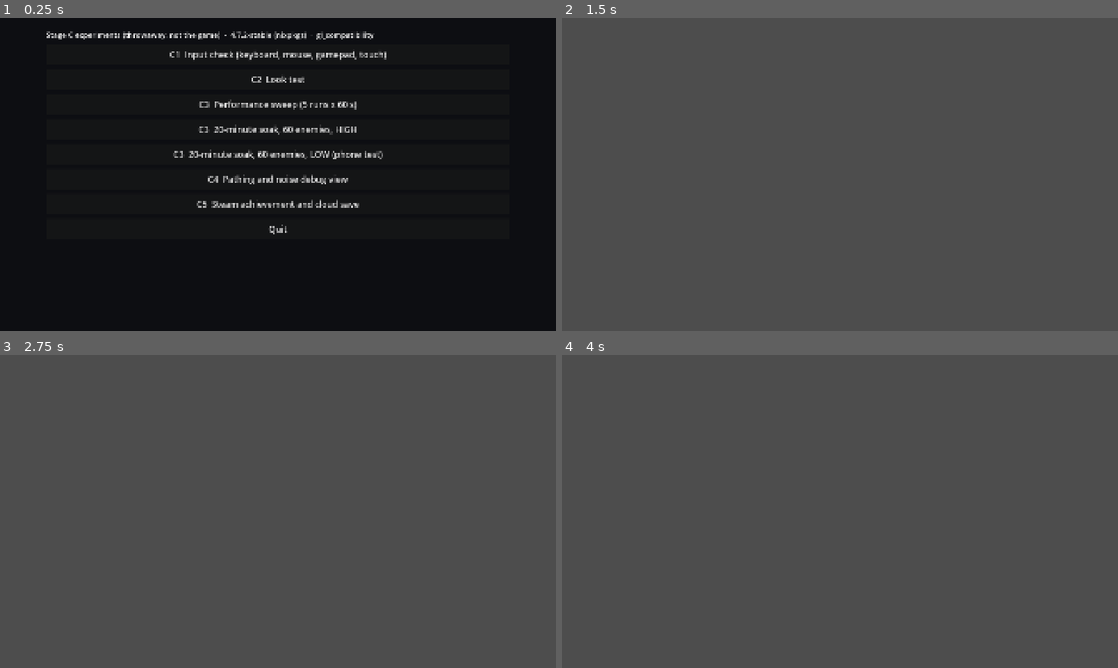
Above: before the commit, frames 1-4 (two rows, left to right).
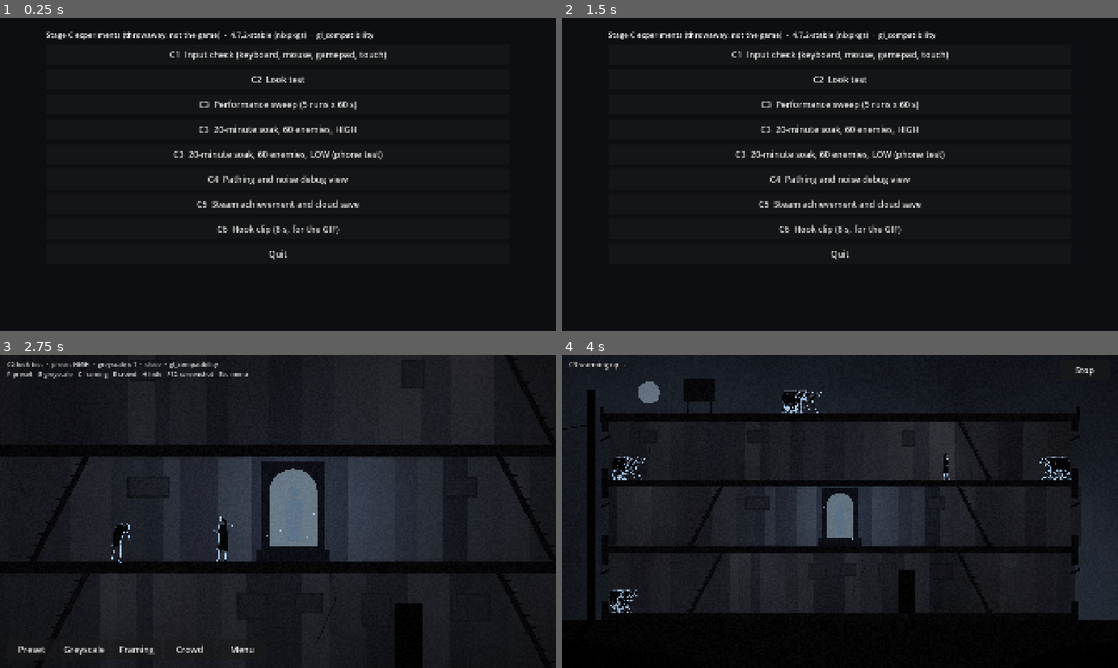
Above: after the commit, the same moments.

Repository: yashaggarwal85d/zombie-shooter
Game: Godot game, scene res://menu.tscn
Same seed, same stepped clock (60 frames per second), same inputs: the game is played once before the commit and once after it.
Inputs (mouse positions are in pixels of both pictures, inside the frame that each line leads up to):
- Up to frame 1 (0.25 s): no input
- Up to frame 2 (1.5 s): click "C1 Input check (keyboard, mou…" at 0.5 s; click (1084, 33) at 1.25 s, where only the run after the commit has a clickable "Menu"
- Up to frame 3 (2.75 s): click (278, 417) at 2 s, where only the run after the commit has a clickable "C2 Look test"
- Up to frame 4 (4 s): click (806, 649) at 2.75 s, where only the run after the commit has a clickable "Menu"; click (840, 442) at 3.5 s, where only the run after the commit has a clickable "C3 Performance sweep (5 runs …"

The runs differ from the first frame. In frame 1, 0.3% of the frame differs, in the area x 38-62%, y 66-78%; in frame 2, 99%; in frame 3, 98%; in frame 4, 99%, in the area x 0-100%, y 0-100%.

Commit message:
Stage C: C1, C5, C6 experiments, builds config and the Stage C report
C1 input check on the root project's InputMap (keyboard, mouse, gamepad,
touch); C4 debug view; C5 GodotSteam achievement and Steam Cloud test on
Spacewar (480), addon not committed; C6 scripted hook clip. Export
presets copied from the skeleton with separate package names. Report in
research/STAGE_C_TECH_VALIDATION.md with what ran here and what Yash must
run on his hardware. Placeholder silhouettes logged in ASSET_REGISTER.

Co-Authored-By: Claude Opus 5.5 (1M context) <noreply@anthropic.com>
Claude-Session: https://claude.ai/code/session_01BPDjSKzzjHmhb1Cco1z3kv

Diff:
--- a/experiments/stage_c/c1_input/input_test.gd
+++ b/experiments/stage_c/c1_input/input_test.gd
@@ -1 +1,175 @@
 extends Node2D
+## EXPERIMENT C1 (Stage C): do the root project's InputMap actions drive a
+## test character with keyboard and mouse, a gamepad, and touch?
+## Pass (Stage B 11): on Windows and Android exports, every action below
+## lights up from each device that should trigger it, and the character
+## moves along the floor and changes floor at a stairwell.
+
+const ACTIONS: PackedStringArray = ["move_left", "move_right", "stairs_up", "stairs_down", "aim", "fire", "melee", "dodge", "reload", "interact", "pause"]
+const SPEED: float = 260.0
+const STAIR_REACH: float = 50.0
+
+var view: StageCHouseView
+var hero: Sprite2D
+var level: int = 1
+var aim_dir: Vector2 = Vector2.RIGHT
+var _seen: Dictionary = {}
+var _last_device: String = "-"
+var _status: Label
+var _flash: float = 0.0
+var _touch_aim_index: int = -1
+var _touch_aim_origin: Vector2
+var _overlay: Node2D
+
+
+func _ready() -> void:
+	view = StageCHouseView.new()
+	add_child(view)
+	view.apply_preset(StageCHouseView.Preset.LOW)
+	hero = view.make_actor(StageCHouseView.PROTAGONIST_TEX)
+	hero.position = view.building.floor_point(level, 700.0)
+	_overlay = Node2D.new()
+	add_child(_overlay) # after the view, so the aim line draws on top
+	_overlay.draw.connect(_draw_overlay)
+	for a: String in ACTIONS:
+		_seen[a] = PackedStringArray()
+	_build_ui()
+
+
+func _build_ui() -> void:
+	var layer: CanvasLayer = CanvasLayer.new()
+	layer.layer = 60
+	add_child(layer)
+	_status = Label.new()
+	_status.position = Vector2(24, 16)
+	_status.add_theme_font_size_override("font_size", 22)
+	_status.add_theme_color_override("font_outline_color", Color.BLACK)
+	_status.add_theme_constant_override("outline_size", 6)
+	layer.add_child(_status)
+	# Touch controls: TouchScreenButton feeds InputMap actions directly, so the
+	# same action names drive touch. Left thumb: move and stairs; right: fire,
+	# dodge, melee. Aim on touch is a drag anywhere on the right half.
+	var specs: Array = [
+		["move_left", Vector2(60, 860)], ["move_right", Vector2(260, 860)],
+		["stairs_up", Vector2(160, 720)], ["stairs_down", Vector2(160, 960)],
+		["fire", Vector2(1700, 860)], ["dodge", Vector2(1540, 940)], ["melee", Vector2(1560, 760)],
+	]
+	for spec: Array in specs:
+		var btn: TouchScreenButton = TouchScreenButton.new()
+		btn.action = spec[0] as String
+		btn.position = spec[1] as Vector2
+		var shape: RectangleShape2D = RectangleShape2D.new()
+		shape.size = Vector2(150, 110)
+		btn.shape = shape
+		btn.shape_centered = false
+		btn.visibility_mode = TouchScreenButton.VISIBILITY_TOUCHSCREEN_ONLY
+		layer.add_child(btn)
+		var label: Label = Label.new()
+		label.text = (spec[0] as String).replace("_", " ")
+		label.position = (spec[1] as Vector2) + Vector2(10, 40)
+		label.add_theme_font_size_override("font_size", 22)
+		label.visible = DisplayServer.is_touchscreen_available()
+		layer.add_child(label)
+	var back: Button = StageCLaunch.button("Menu", StageCLaunch.back_to_menu.bind(get_tree()))
+	back.position = Vector2(1720, 16)
+	back.custom_minimum_size = Vector2(170, 72)
+	layer.add_child(back)
+
+
+func _input(event: InputEvent) -> void:
+	var device: String = _device_name(event)
+	for a: String in ACTIONS:
+		if event.is_action(a) and (event.is_action_pressed(a) or event is InputEventJoypadMotion and absf(event.get_action_strength(a)) > 0.5):
+			var seen: PackedStringArray = _seen[a]
+			if not seen.has(device):
+				seen.append(device)
+				_seen[a] = seen
+			_last_device = device
+	# Mouse aim reads the pointer (tooling thread note); touch aim is a drag.
+	var mm: InputEventMouseMotion = event as InputEventMouseMotion
+	if mm != null:
+		aim_dir = (get_global_mouse_position() - hero.position - Vector2(0, -60)).normalized()
+	var st: InputEventScreenTouch = event as InputEventScreenTouch
+	if st != null and st.position.x > 960 and st.position.x < 1500:
+		if st.pressed:
+			_touch_aim_index = st.index
+			_touch_aim_origin = st.position
+		elif st.index == _touch_aim_index:
+			_touch_aim_index = -1
+	var sd: InputEventScreenDrag = event as InputEventScreenDrag
+	if sd != null and sd.index == _touch_aim_index and sd.position.distance_to(_touch_aim_origin) > 20.0:
+		aim_dir = (sd.position - _touch_aim_origin).normalized()
+		_mark("aim", "touch")
+
+
+func _mark(action: String, device: String) -> void:
+	var seen: PackedStringArray = _seen[action]
+	if not seen.has(device):
+		seen.append(device)
+		_seen[action] = seen
+
+
+func _device_name(event: InputEvent) -> String:
+	if event is InputEventKey:
+		return "keyboard"
+	if event is InputEventMouse:
+		return "mouse"
+	if event is InputEventJoypadButton or event is InputEventJoypadMotion:
+		return "gamepad"
+	if event is InputEventScreenTouch or event is InputEventScreenDrag:
+		return "touch"
+	if event is InputEventAction:
+		return "touch" # TouchScreenButton emits actions
+	return event.get_class()
+
+
+func _process(delta: float) -> void:
+	var b: StageCBuilding = view.building
+	var dir: float = Input.get_axis("move_left", "move_right")
+	hero.position.x = clampf(hero.position.x + dir * SPEED * delta, b.level_left(level), b.level_right(level))
+	if dir != 0.0:
+		hero.flip_h = dir < 0.0
+	var stick: Vector2 = Vector2(Input.get_joy_axis(0, JOY_AXIS_RIGHT_X), Input.get_joy_axis(0, JOY_AXIS_RIGHT_Y))
+	if stick.length() > 0.3:
+		aim_dir = stick.normalized()
+	if Input.is_action_just_pressed("stairs_up"):
+		_take_stairs(1)
+	if Input.is_action_just_pressed("stairs_down"):
+		_take_stairs(-1)
+	if Input.is_action_just_pressed("fire"):
+		_flash = 0.15
+	_flash = maxf(0.0, _flash - delta)
+	if Input.is_action_just_pressed("pause"):
+		StageCLaunch.back_to_menu(get_tree())
+		return
+	var lines: PackedStringArray = ["C1 input check  ·  %s  ·  touchscreen %s  ·  joypads %s  ·  last device: %s" % [
+		OS.get_name(), "yes" if DisplayServer.is_touchscreen_available() else "no", Input.get_connected_joypads().size(), _last_device]]
+	for a: String in ACTIONS:
+		var seen: PackedStringArray = _seen[a]
+		lines.append("%s %-12s %s" % ["■" if not seen.is_empty() else "□", a, ", ".join(seen)])
+	lines.append("Move along the floor, take a stairwell (stand near one), aim, fire. Pause returns to the menu.")
+	_status.text = "\n".join(lines)
+	_overlay.queue_redraw()
+
+
+## Stairwells connect floors at fixed x positions; walk to one and press up
+## or down to move to the floor it leads to.
+func _take_stairs(step: int) -> void:
+	var b: StageCBuilding = view.building
+	for e: Vector2i in b.stair_edges:
+		var lo: int = e.x
+		var hi: int = e.y
+		var from: int = lo if step > 0 else hi
+		var to: int = hi if step > 0 else lo
+		var p: Vector2 = b.astar.get_point_position(from)
+		if b.node_level[from] == level and absf(p.x - hero.position.x) < STAIR_REACH:
+			level = b.node_level[to]
+			hero.position = b.astar.get_point_position(to)
+			return
+
+
+func _draw_overlay() -> void:
+	var muzzle: Vector2 = hero.position + Vector2(0, -60)
+	_overlay.draw_line(muzzle, muzzle + aim_dir * 140.0, Color(0.9, 0.9, 0.9, 0.5), 2.0)
+	if _flash > 0.0:
+		_overlay.draw_circle(muzzle + aim_dir * 150.0, 14.0, Color(1, 0.95, 0.8))
--- a/experiments/stage_c/c4_pathing/pathing_view.gd
+++ b/experiments/stage_c/c4_pathing/pathing_view.gd
@@ -1 +1,91 @@
 extends Node2D
+## EXPERIMENT C4 (Stage C): debug view of the pathing and the noise rule.
+## Left click on a floor: loud shot there. Right click: lure. Q: quiet shot.
+## S toggles the scripted player. Esc: menu. Shamblers are grey, runners red;
+## each agent draws a line to the sound it is following.
+
+var sim: StageCHordeSim
+var hud: Label
+var _last_click_level: int = 1
+var _last_click_x: float = 960.0
+
+
+func _ready() -> void:
+	var count: int = StageCLaunch.get_int("agents", 60)
+	sim = StageCHordeSim.new(count, 2)
+	var layer: CanvasLayer = CanvasLayer.new()
+	add_child(layer)
+	hud = Label.new()
+	hud.position = Vector2(24, 12)
+	hud.add_theme_font_size_override("font_size", 22)
+	layer.add_child(hud)
+	var back: Button = StageCLaunch.button("Menu", StageCLaunch.back_to_menu.bind(get_tree()))
+	back.position = Vector2(1720, 12)
+	back.custom_minimum_size = Vector2(170, 64)
+	layer.add_child(back)
+
+
+func _process(delta: float) -> void:
+	var t0: int = Time.get_ticks_usec()
+	sim.step(minf(delta, 0.05))
+	var ms: float = float(Time.get_ticks_usec() - t0) / 1000.0
+	hud.text = "C4  %d agents  logic %.2f ms  chamber hits %d  stuck %d  path failures %d  reversals %d   scripted player %s\nLeft click: shot   Right click: lure   Q: quiet shot at last click   S: toggle scripted player" % [
+		sim.agents.size(), ms, sim.chamber_hits, sim.stuck_events, sim.path_failures, sim.reversals, "on" if sim.scripted_noise else "off"]
+	queue_redraw()
+
+
+func _unhandled_input(event: InputEvent) -> void:
+	var mb: InputEventMouseButton = event as InputEventMouseButton
+	if mb != null and mb.pressed:
+		var lvl: int = _nearest_level(mb.position.y)
+		_last_click_level = lvl
+		_last_click_x = mb.position.x
+		if mb.button_index == MOUSE_BUTTON_LEFT:
+			sim.add_source(StageCNoise.Kind.SHOT, lvl, mb.position.x, 1.6, 900.0, 0.4)
+		elif mb.button_index == MOUSE_BUTTON_RIGHT:
+			sim.add_source(StageCNoise.Kind.LURE, lvl, mb.position.x, 2.5, 1400.0, 6.0)
+	var key: InputEventKey = event as InputEventKey
+	if key != null and key.pressed and not key.echo:
+		match key.keycode:
+			KEY_Q:
+				sim.add_source(StageCNoise.Kind.QUIET_SHOT, _last_click_level, _last_click_x, 0.6, 300.0, 0.3)
+			KEY_S:
+				sim.scripted_noise = not sim.scripted_noise
+			KEY_ESCAPE:
+				StageCLaunch.back_to_menu(get_tree())
+
+
+func _nearest_level(y: float) -> int:
+	var best: int = 0
+	for lvl: int in StageCBuilding.LEVEL_COUNT:
+		if absf(StageCBuilding.LEVEL_Y[lvl] - y) < absf(StageCBuilding.LEVEL_Y[best] - y):
+			best = lvl
+	return best
+
+
+func _draw() -> void:
+	draw_rect(Rect2(0, 0, 1920, 1080), Color(0.06, 0.06, 0.08))
+	var b: StageCBuilding = sim.building
+	for lvl: int in StageCBuilding.LEVEL_COUNT:
+		var y: float = StageCBuilding.LEVEL_Y[lvl]
+		draw_line(Vector2(b.level_left(lvl), y), Vector2(b.level_right(lvl), y), Color(0.4, 0.4, 0.45), 3.0)
+	for e: Vector2i in b.stair_edges:
+		draw_line(b.astar.get_point_position(e.x), b.astar.get_point_position(e.y), Color(0.4, 0.4, 0.45), 3.0)
+	for id: int in b.node_count():
+		draw_circle(b.astar.get_point_position(id), 5.0, Color(0.55, 0.55, 0.6))
+	for e: Dictionary in sim.open_entries:
+		var lvl: int = e["level"]
+		draw_rect(Rect2(b.floor_point(lvl, e["x"] as float) + Vector2(-8, -40), Vector2(16, 40)), Color(0.3, 0.6, 0.3), false, 2.0)
+	draw_rect(Rect2(b.chamber_position() + Vector2(-30, -120), Vector2(60, 120)), Color(0.75, 0.88, 1.0))
+	for s: StageCNoise.Source in sim.sources:
+		var c: Color = Color(0.9, 0.4, 0.2) if s.kind == StageCNoise.Kind.SHOT else (Color(0.9, 0.8, 0.2) if s.kind == StageCNoise.Kind.LURE else Color(0.5, 0.7, 1.0))
+		draw_arc(s.position, minf(s.radius, 120.0) * minf(1.0, s.loudness), 0.0, TAU, 32, c, 2.0)
+	for a: StageCHordeSim.Agent in sim.agents:
+		if a.state == StageCHordeSim.State.DEAD:
+			continue
+		var col: Color = Color(0.9, 0.3, 0.3) if a.kind == StageCHordeSim.AgentKind.RUNNER else Color(0.75, 0.75, 0.75)
+		var p: Vector2 = a.position + Vector2(a.spread, -10.0)
+		if a.target != null:
+			draw_line(p, a.target.position, Color(col, 0.12), 1.0)
+		draw_circle(p, 7.0, col)
+	draw_circle(b.floor_point(sim.player_level, sim.player_x) + Vector2(0, -20), 10.0, Color(0.3, 0.9, 0.5))
--- a/experiments/stage_c/c5_steam/steam_test.gd
+++ b/experiments/stage_c/c5_steam/steam_test.gd
@@ -1 +1,100 @@
 extends Node2D
+## EXPERIMENT C5 (Stage C): GodotSteam GDExtension on Godot 4.7, one
+## achievement and one cloud save, against Valve's public test app Spacewar
+## (app id 480), so no Steamworks account or fee is needed yet.
+## Setup and run steps are in c5_steam/README.md. Without the addon this
+## scene just reports that it's missing; the project still runs without it.
+## Pass (Stage B 11): init succeeds, the achievement unlocks (Steam overlay
+## toast), and a file written to Steam Cloud reads back identical.
+
+const APP_ID: int = 480
+const ACHIEVEMENT: String = "ACH_WIN_ONE_GAME" # exists in Spacewar
+const CLOUD_FILE: String = "stage_c_c5_test.sav"
+
+var _log: Label
+var _lines: PackedStringArray = []
+var _steam: Object
+var _results: Dictionary = {"init": false, "achievement": false, "cloud": false}
+
+
+func _ready() -> void:
+	var layer: CanvasLayer = CanvasLayer.new()
+	add_child(layer)
+	var bg: ColorRect = ColorRect.new()
+	bg.color = Color(0.05, 0.055, 0.07)
+	bg.set_anchors_preset(Control.PRESET_FULL_RECT)
+	layer.add_child(bg)
+	_log = Label.new()
+	_log.position = Vector2(60, 40)
+	_log.add_theme_font_size_override("font_size", 24)
+	layer.add_child(_log)
+	var bar: HBoxContainer = HBoxContainer.new()
+	bar.position = Vector2(60, 960)
+	bar.add_theme_constant_override("separation", 16)
+	layer.add_child(bar)
+	bar.add_child(StageCLaunch.button("Reset achievement", _reset_achievement))
+	bar.add_child(StageCLaunch.button("Menu", StageCLaunch.back_to_menu.bind(get_tree())))
+	_run()
+
+
+func _process(_delta: float) -> void:
+	if _steam != null:
+		_steam.call("run_callbacks")
+
+
+func _say(text: String) -> void:
+	_lines.append(text)
+	_log.text = "\n".join(_lines)
+	print(text)
+
+
+func _run() -> void:
+	_say("C5 GodotSteam test  ·  Godot %s  ·  %s" % [Engine.get_version_info()["string"], OS.get_name()])
+	if not Engine.has_singleton("Steam"):
+		_say("FAIL: the Steam singleton isn't registered. Is addons/godotsteam installed? See c5_steam/README.md.")
+		return
+	_steam = Engine.get_singleton("Steam")
+	_say("GodotSteam loaded: %s" % str(_steam.call("get_godotsteam_version")) if _steam.has_method("get_godotsteam_version") else "GodotSteam loaded")
+	var init: Dictionary = _steam.call("steamInitEx", false, APP_ID) as Dictionary
+	_say("steamInitEx(%d): %s" % [APP_ID, str(init)])
+	if int(init.get("status", -1)) != 0:
+		_say("FAIL: Steam didn't initialise. Is the Steam client running and logged in? Is steam_appid.txt next to the exe/project?")
+		_finish()
+		return
+	_results["init"] = true
+	_say("Logged in as: %s" % str(_steam.call("getPersonaName")))
+
+	# Achievement.
+	var set_ok: bool = _steam.call("setAchievement", ACHIEVEMENT) as bool
+	var store_ok: bool = _steam.call("storeStats") as bool
+	var got: Dictionary = _steam.call("getAchievement", ACHIEVEMENT) as Dictionary
+	_say("setAchievement=%s storeStats=%s getAchievement=%s" % [set_ok, store_ok, str(got)])
+	_results["achievement"] = set_ok and store_ok and bool(got.get("achieved", false))
+
+	# Cloud save round trip.
+	var account: bool = _steam.call("isCloudEnabledForAccount") as bool
+	var app: bool = _steam.call("isCloudEnabledForApp") as bool
+	_say("Cloud enabled: account=%s app=%s" % [account, app])
+	var payload: PackedByteArray = ("stage c cloud test %s" % Time.get_datetime_string_from_system()).to_utf8_buffer()
+	var wrote: bool = _steam.call("fileWrite", CLOUD_FILE, payload) as bool
+	var size: int = _steam.call("getFileSize", CLOUD_FILE) as int
+	var read: Dictionary = _steam.call("fileRead", CLOUD_FILE, size) as Dictionary
+	var buf: PackedByteArray = read.get("buf", PackedByteArray()) as PackedByteArray
+	_say("fileWrite=%s size=%d read ok=%s" % [wrote, size, read.get("ret", false)])
+	_results["cloud"] = wrote and buf == payload
+	_say("Read back identical: %s" % (buf == payload))
+	_finish()
+
+
+func _finish() -> void:
+	var ok: bool = _results["init"] and _results["achievement"] and _results["cloud"]
+	_say("\nRESULT: %s  (init %s, achievement %s, cloud %s)" % ["PASS" if ok else "FAIL", _results["init"], _results["achievement"], _results["cloud"]])
+	_say("Check the Steam overlay showed the achievement toast. Take a photo of this screen for the report.")
+
+
+func _reset_achievement() -> void:
+	if _steam == null or not _results["init"]:
+		return
+	_steam.call("clearAchievement", ACHIEVEMENT)
+	_steam.call("storeStats")
+	_say("Achievement cleared, so the test can run again.")
--- /dev/null
+++ b/experiments/stage_c/c6_hook/hook_clip.gd
@@ -0,0 +1,104 @@
+extends Node2D
+## EXPERIMENT C6 (Stage C): a 12-second scripted clip of the hook for the
+## hook test GIF. A crowd heads for the chamber; the protagonist, behind them,
+## fires and pulls them off her; he goes quiet and they turn back.
+## Record it with Godot's movie maker (see c6_hook/README.md).
+
+const CLIP_SECONDS: float = 12.0
+const FIRE_FROM: float = 3.0
+const FIRE_TO: float = 6.5
+const SHOT_INTERVAL: float = 0.3
+
+var view: StageCHouseView
+var sim: StageCHordeSim
+var sprites: Array[Sprite2D] = []
+var player: Sprite2D
+var flash: PointLight2D
+var caption: Label
+var muzzle: Polygon2D
+var _t: float = 0.0
+var _next_shot: float = FIRE_FROM
+
+
+func _ready() -> void:
+	view = StageCHouseView.new()
+	add_child(view)
+	sim = StageCHordeSim.new(0, 4)
+	sim.scripted_noise = false
+	var lvl: int = StageCBuilding.CHAMBER_LEVEL
+	var rng: RandomNumberGenerator = RandomNumberGenerator.new()
+	rng.seed = 21
+	for i: int in 12:
+		var a: StageCHordeSim.Agent = StageCHordeSim.Agent.new()
+		a.kind = StageCHordeSim.AgentKind.RUNNER if i == 5 else StageCHordeSim.AgentKind.SHAMBLER
+		a.level = lvl
+		a.position = sim.building.floor_point(lvl, 1180.0 + i * 34.0 + rng.randf_range(-8.0, 8.0))
+		a.stuck_anchor = a.position
+		a.spread = rng.randf_range(-12.0, 12.0)
+		a.replan_in = rng.randf() * 0.3
+		sim.agents.append(a)
+		var tex: Texture2D = StageCHouseView.RUNNER_TEX if a.kind == StageCHordeSim.AgentKind.RUNNER else StageCHouseView.SHAMBLER_TEX
+		sprites.append(view.make_actor(tex))
+	player = view.make_actor(StageCHouseView.PROTAGONIST_TEX)
+	player.position = sim.building.floor_point(lvl, 1700.0)
+	player.flip_h = true
+	flash = PointLight2D.new()
+	flash.texture = view.lights[0].texture
+	flash.color = Color(0.95, 0.9, 0.8)
+	flash.texture_scale = 2.0
+	flash.shadow_enabled = true
+	flash.position = player.position + Vector2(-50, -60)
+	view.add_child(flash)
+	muzzle = Polygon2D.new()
+	var tip: Vector2 = player.position + Vector2(-64, -62)
+	muzzle.polygon = PackedVector2Array([tip + Vector2(-30, 0), tip + Vector2(-4, -6), tip + Vector2(0, -14), tip + Vector2(4, -5), tip + Vector2(10, 0), tip + Vector2(4, 5), tip + Vector2(0, 14), tip + Vector2(-4, 6)])
+	muzzle.color = Color(1.0, 0.96, 0.85)
+	var unshaded: CanvasItemMaterial = CanvasItemMaterial.new()
+	unshaded.light_mode = CanvasItemMaterial.LIGHT_MODE_UNSHADED
+	muzzle.material = unshaded
+	view.add_child(muzzle)
+	var cam: Camera2D = Camera2D.new()
+	cam.position = Vector2(1240, 560)
+	cam.zoom = Vector2.ONE * 1.45
+	add_child(cam)
+	cam.make_current()
+	var layer: CanvasLayer = CanvasLayer.new()
+	layer.layer = 60
+	add_child(layer)
+	caption = Label.new()
+	caption.position = Vector2(0, 960)
+	caption.size = Vector2(1920, 80)
+	caption.horizontal_alignment = HORIZONTAL_ALIGNMENT_CENTER
+	caption.add_theme_font_size_override("font_size", 46)
+	caption.add_theme_color_override("font_color", Color(0.85, 0.9, 0.95))
+	layer.add_child(caption)
+
+
+func _process(delta: float) -> void:
+	_t += delta
+	if _t >= FIRE_FROM and _t <= FIRE_TO and _t >= _next_shot:
+		_next_shot += SHOT_INTERVAL
+		sim.add_source(StageCNoise.Kind.SHOT, StageCBuilding.CHAMBER_LEVEL, player.position.x, 2.5, 1500.0, 0.35)
+		flash.energy = 1.6
+	flash.energy = maxf(0.0, flash.energy - delta * 9.0)
+	flash.visible = flash.energy > 0.0
+	muzzle.visible = flash.energy > 0.8
+	sim.step(delta)
+	for i: int in sprites.size():
+		var a: StageCHordeSim.Agent = sim.agents[i]
+		var s: Sprite2D = sprites[i]
+		s.visible = a.state != StageCHordeSim.State.DEAD
+		if not s.visible:
+			a.respawn_in = 999.0 # no respawns in the clip
+		s.position = a.position + Vector2(a.spread, 0.0)
+		if a.path_index < a.path.size():
+			s.flip_h = a.path[a.path_index].x < a.position.x
+		s.rotation = 0.05 * sin(_t * (7.0 if a.kind == StageCHordeSim.AgentKind.RUNNER else 2.6) + i)
+	if _t < 3.0:
+		caption.text = "The machine keeping her alive hums."
+	elif _t < 8.0:
+		caption.text = "They go to the loudest thing in the house."
+	else:
+		caption.text = "Be louder. Or let the traps work."
+	if _t >= CLIP_SECONDS and StageCLaunch.get_str("quit", "0") == "1":
+		get_tree().quit()
--- /dev/null
+++ b/experiments/stage_c/c6_hook/hook_clip.tscn
@@ -0,0 +1,6 @@
+[gd_scene load_steps=2 format=3]
+
+[ext_resource type="Script" path="res://c6_hook/hook_clip.gd" id="1"]
+
+[node name="hook_clip" type="Node2D"]
+script = ExtResource("1")
--- a/experiments/stage_c/menu.gd
+++ b/experiments/stage_c/menu.gd
@@ -8,6 +8,7 @@
 	"c3": "res://c3_perf/perf_test.tscn",
 	"c4": "res://c4_pathing/pathing_view.tscn",
 	"c5": "res://c5_steam/steam_test.tscn",
+	"c6": "res://c6_hook/hook_clip.tscn",
 }
 
 
@@ -42,6 +43,7 @@
 	box.add_child(StageCLaunch.button("C3  20-minute soak, 60 enemies, LOW (phone test)", _go.bind("c3", {"agents": "60", "preset": "low", "minutes": "20"})))
 	box.add_child(StageCLaunch.button("C4  Pathing and noise debug view", _go.bind("c4", {})))
 	box.add_child(StageCLaunch.button("C5  Steam achievement and cloud save", _go.bind("c5", {})))
+	box.add_child(StageCLaunch.button("C6  Hook clip (8 s, for the GIF)", _go.bind("c6", {})))
 	box.add_child(StageCLaunch.button("Quit", get_tree().quit))
 
 
--- a/experiments/stage_c/project.godot
+++ b/experiments/stage_c/project.godot
@@ -114,3 +114,5 @@
 renderer/rendering_method="mobile"
 renderer/rendering_method.mobile="mobile"
 textures/canvas_textures/default_texture_filter=1
+
+textures/vram_compression/import_etc2_astc=true
Not shown, added: experiments/stage_c/c6_hook/hook_clip.gd.uid
Not shown, added: experiments/stage_c/export_presets.cfg
Not shown, changed: ASSET_REGISTER.md
Not shown, added: research/STAGE_C_TECH_VALIDATION.md
